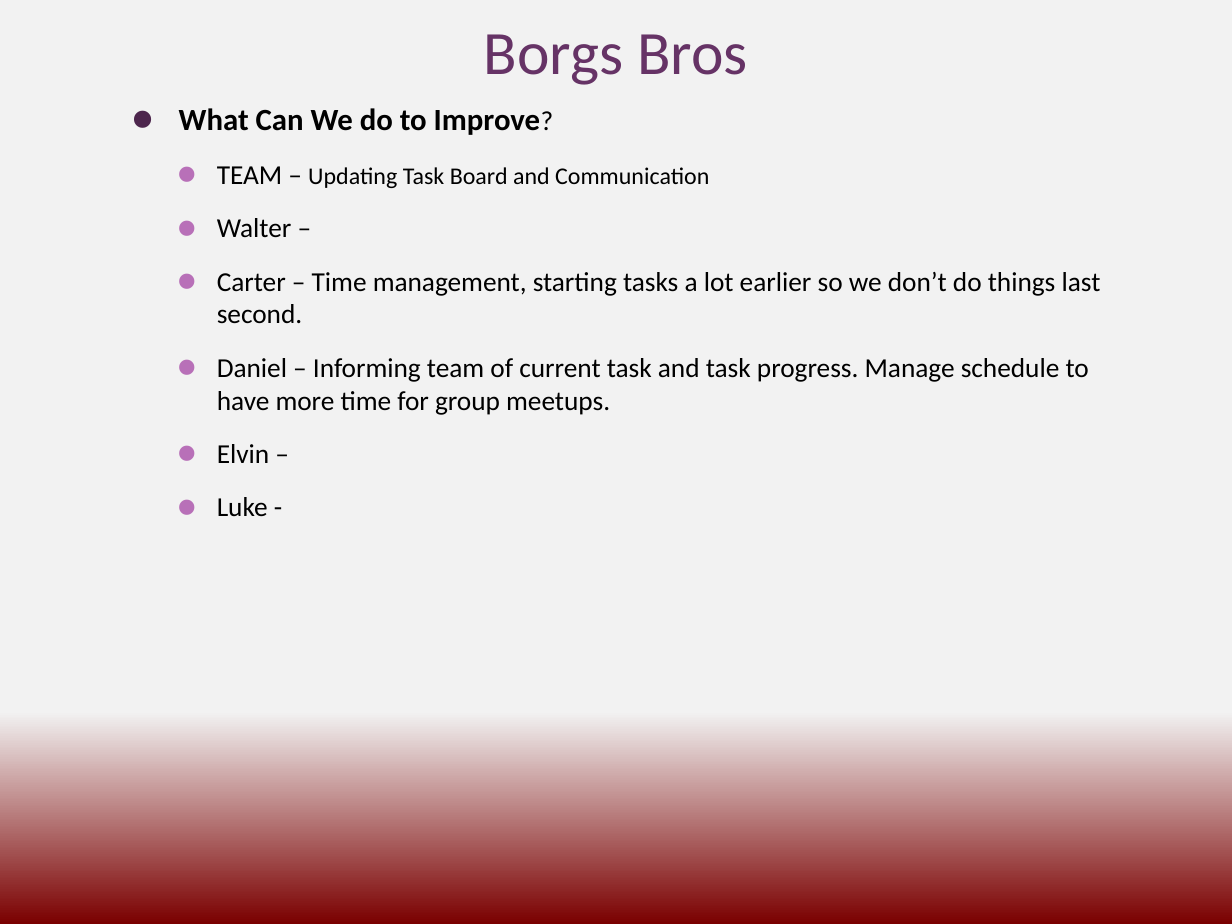
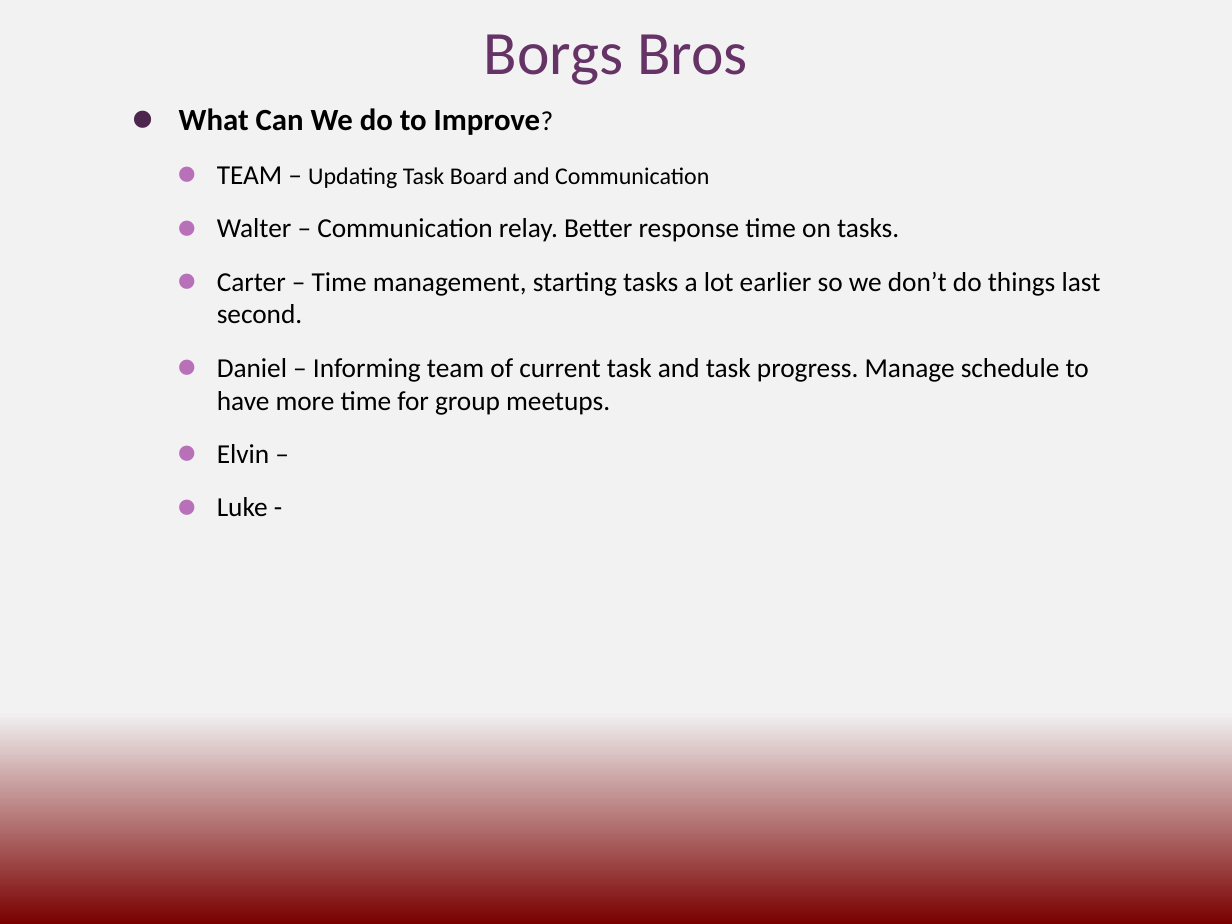
Before and after one commit to waltergarciaguirre/JepTesting, a slide deck: slide 3 of docs/Borgs_Retrospective.pptx. Drawn at 1232x924 pixels with LibreOffice and Linux fonts; fonts in the diff are those of the drawing. Boxes give left, top, right and bottom in pixels: in the first picture for what was removed or moved away, otherwise in the second. Text is boxed around its words. In the diff, an @@ line names an element or a change of style, - is before the commit and + after.

Commit message:
Update Borgs_Retrospective.pptx
Merged carter and walter powerpoint update

```diff
--- a/docs/Borgs_Retrospective.pptx
+++ b/docs/Borgs_Retrospective.pptx
@@ text at bbox=[217, 218, 899, 242]: text changed @@
-    ⚫ Walter –
+    ⚫ Walter – Communication relay. Better response time on tasks.
```
Also in this commit, not shown: 2 other slides changed.
